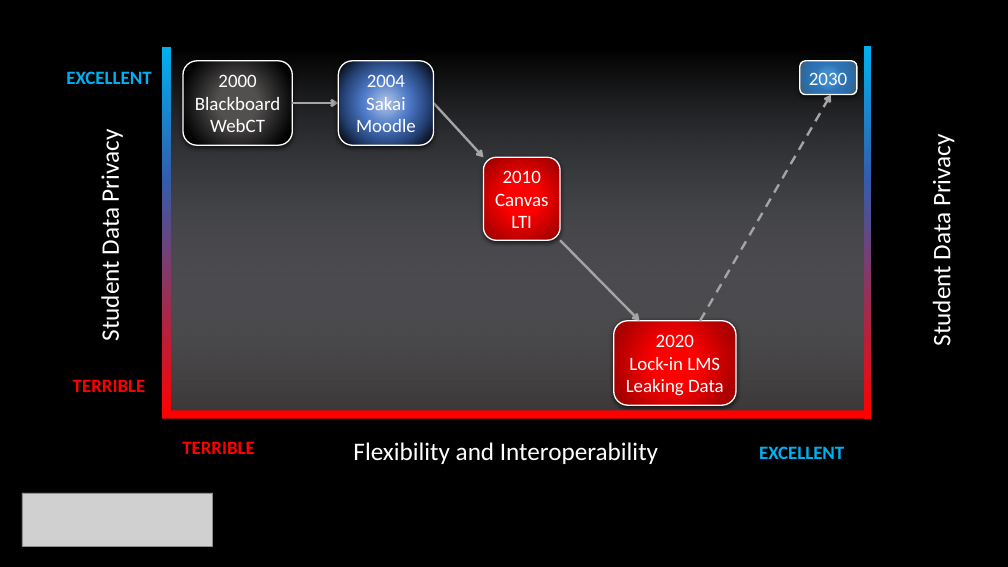
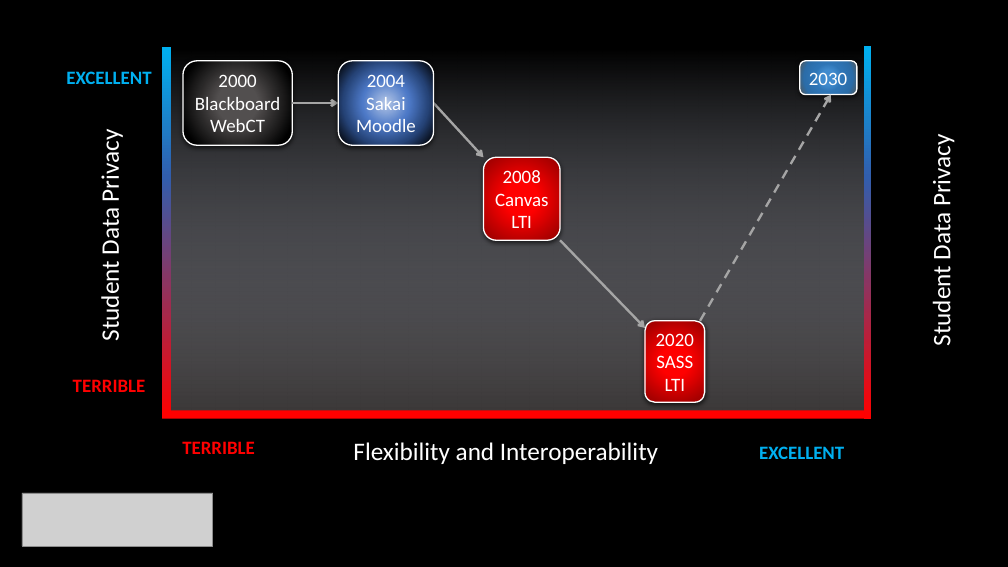
Before and after one commit to LearnerPrivacy/LearnerPrivacy.github.io, a slide deck: slide 2 of lectures/001-Overview.pptx (slide 3 before the commit). Drawn at 1008x567 pixels with LibreOffice and Linux fonts; fonts in the diff are those of the drawing; grey boxes stand for pictures. Boxes give left, top, right and bottom in pixels: in the first picture for what was removed or moved away, otherwise in the second. Text is boxed around its words. In the diff, an @@ line names an element or a change of style, - is before the commit and + after.

```diff
--- a/lectures/001-Overview.pptx
+++ b/lectures/001-Overview.pptx
@@ text in rounded rectangle at [503,168,541,183]: text changed @@
-2010
+2008
@@ arrow moved from (560, 240) - (640, 321) to (560, 240) - (645, 328) @@
@@ rounded rectangle "2020": place and size @@
-rounded rectangle "2020" at [614,321,737,405]
+rounded rectangle "2020" at [645,321,705,402]
@@ text in rounded rectangle at [656,355,693,397]: text changed @@
-Lock-in LMS
-Leaking Data
+SASS
+LTI
```
Also in this commit, not shown: 4 other slides changed, 2 slides removed, 30 other files.
